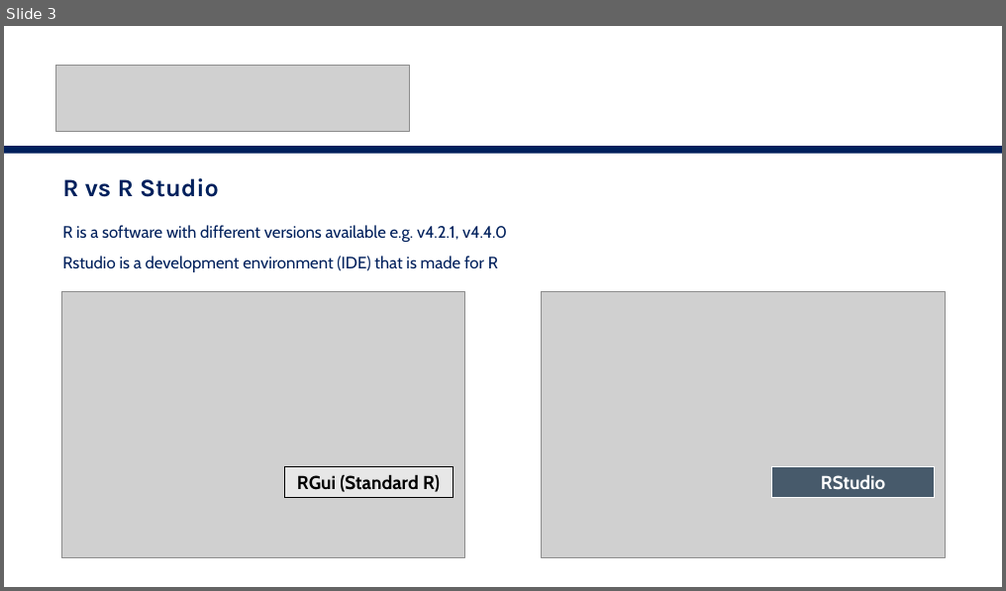
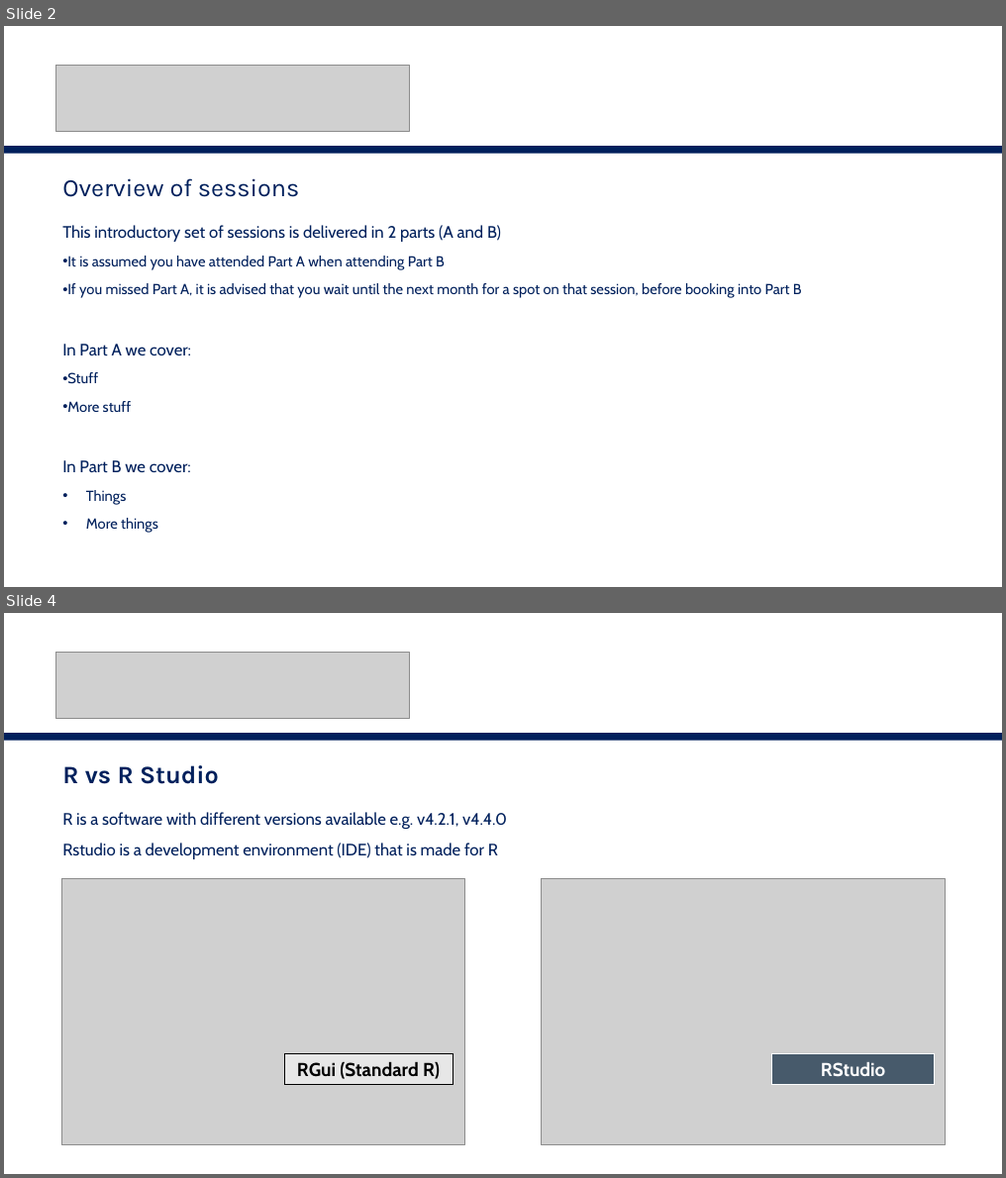
Before and after one commit to nistatisticsresearchagency/CC-r-intro, a slide deck: intro-slides.pptx. Shown one above the other, each under a label of ours: slide 3 before the commit, slides 2 and 4 after it; the slides between them are not shown. The pictures are 1006x591 and 1006x1178 pixels, drawn with LibreOffice and Linux fonts; fonts in the diff are those of the drawing; grey boxes stand for pictures. Boxes give left, top, right and bottom in pixels: in the first picture for what was removed or moved away, otherwise in the second. Text is boxed around its words. In the diff, an @@ line names an element or a change of style, - is before the commit and + after.

Commit message:
first edits to slides for split sessions

```diff
--- a/intro-slides.pptx
+++ b/intro-slides.pptx
@@ slide 2 added at (4,26,1002,587), background #FFFFFF @@
@@ picture added at (55,66,409,131) @@
@@ rectangle added at (4,146,1002,154), fill #00205C @@
@@ text added at (62,178,802,533), 14 pt, text #00205C @@
+Overview of sessions
+This introductory set of sessions is delivered in 2 parts (A and B)
+• It is assumed you have attended Part A when attending Part B
+• If you missed Part A, it is advised that you wait until the next month for a spot on that session, before booking into Part B
+In Part A we cover:
+• Stuff
+• More stuff
+In Part B we cover:
+• Things
+• More things
@@ what was slide 3 is now slide 4 @@
```
Also in this commit, not shown: 2 slides changed, 1 other slide added, 1 slide removed.
